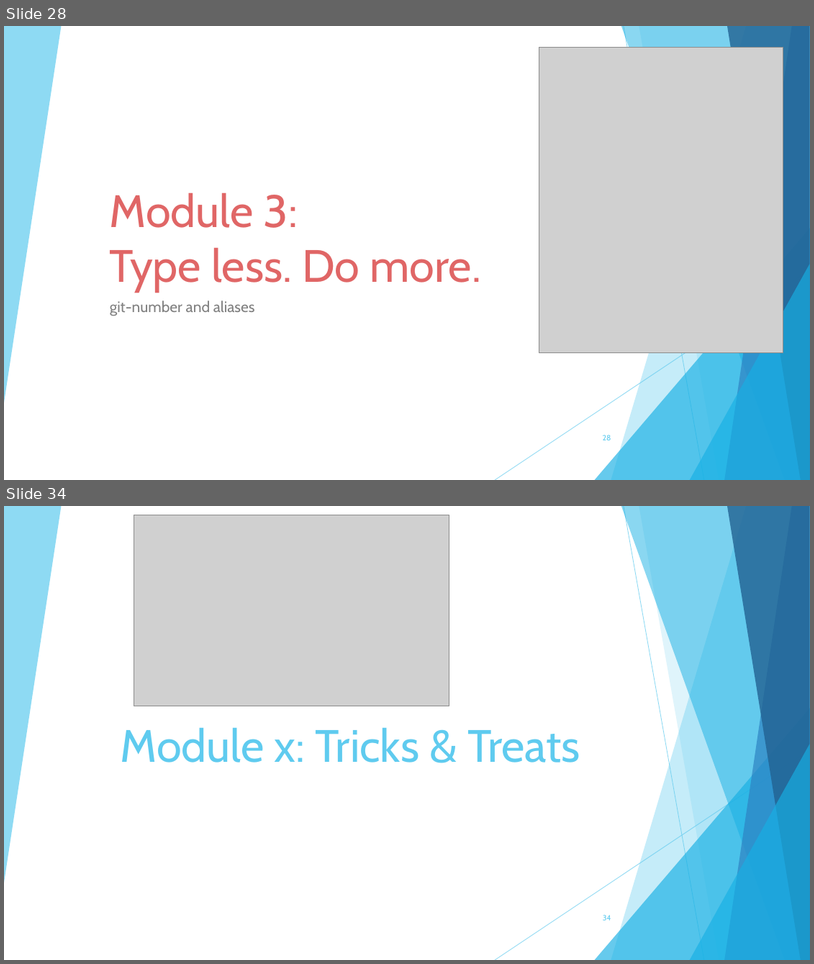
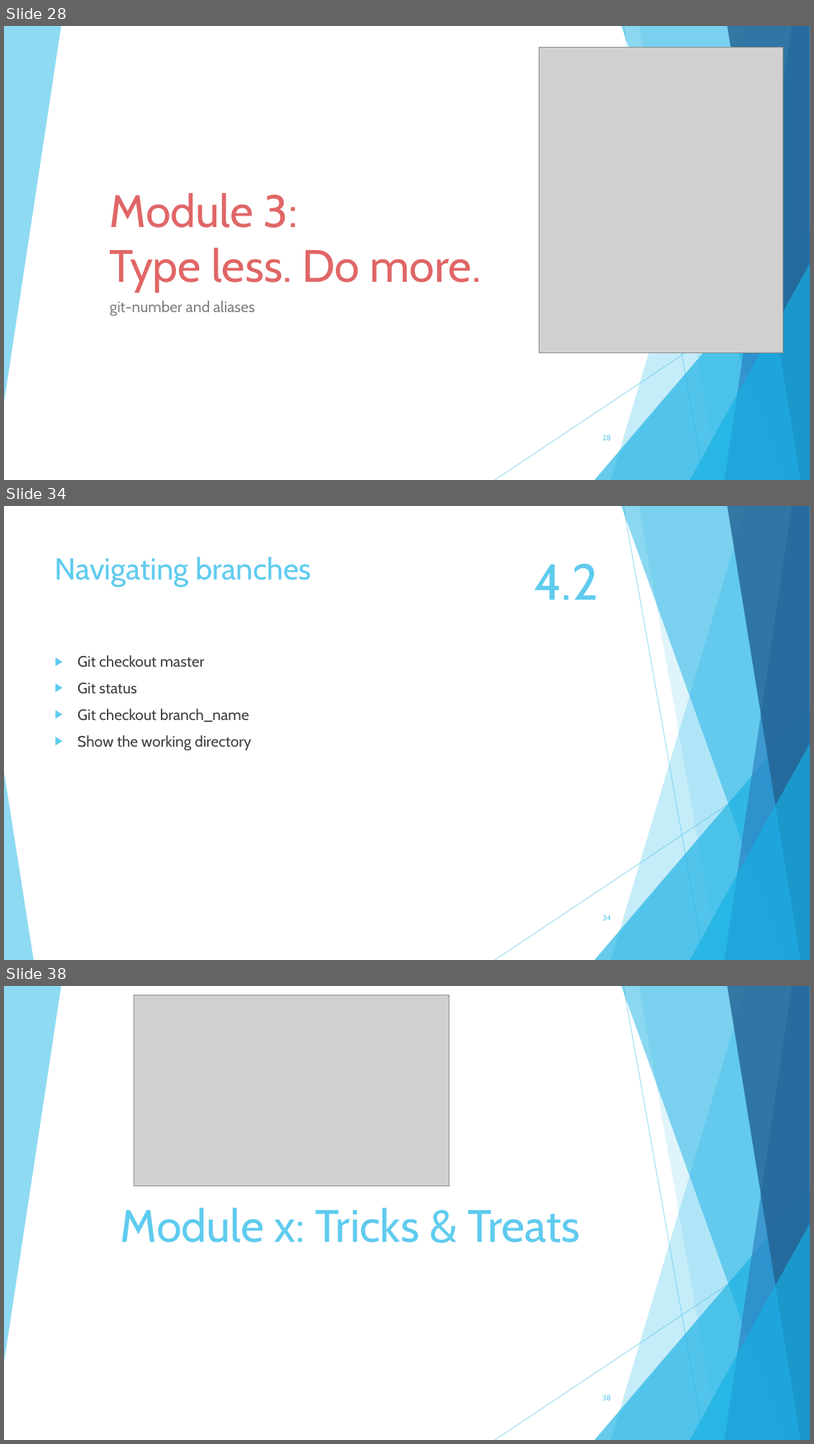
Before and after one commit to TechplexEngineer/GitCheatSheet, a slide deck: ppt/Getting started with GIT.pptx. Shown one above the other, each under a label of ours: slides 28 and 34 before the commit, slides 28, 34 and 38 after it; the slides between them are not shown. The pictures are 814x964 and 814x1444 pixels, drawn with LibreOffice and Linux fonts; fonts in the diff are those of the drawing; grey boxes stand for pictures. Boxes give left, top, right and bottom in pixels: in the first picture for what was removed or moved away, otherwise in the second. Text is boxed around its words. In the diff, an @@ line names an element or a change of style, - is before the commit and + after.

```diff
--- a/ppt/Getting started with GIT.pptx
+++ b/ppt/Getting started with GIT.pptx
@@ slide 34 added at [4, 506, 810, 960], background #FFFFFF; not listed: 9 template elements that a slide beside it also shows @@
@@ title added at [55, 556, 311, 587], 36 pt, text #5FCBEF @@
+Navigating branches
@@ text added at [535, 564, 599, 600], 60 pt, text #5FCBEF @@
+4.2
@@ text added at [77, 655, 252, 750], 18 pt, text #404040 @@
+▶ Git checkout master
+▶ Git status
+▶ Git checkout branch_name
+▶ Show the working directory
@@ triangle added at [4, 772, 34, 960], fill #5FCBEF at 70% opacity @@
@@ page number added at [603, 914, 612, 920], 9 pt, text #5FCBEF @@
+34
@@ what was slide 34 is now slide 38 @@
@@ page number at [602, 1394, 611, 1400]: text changed @@
-34
+38
```
Also in this commit, not shown: 21 slides changed, 3 other slides added, 3 other files.
